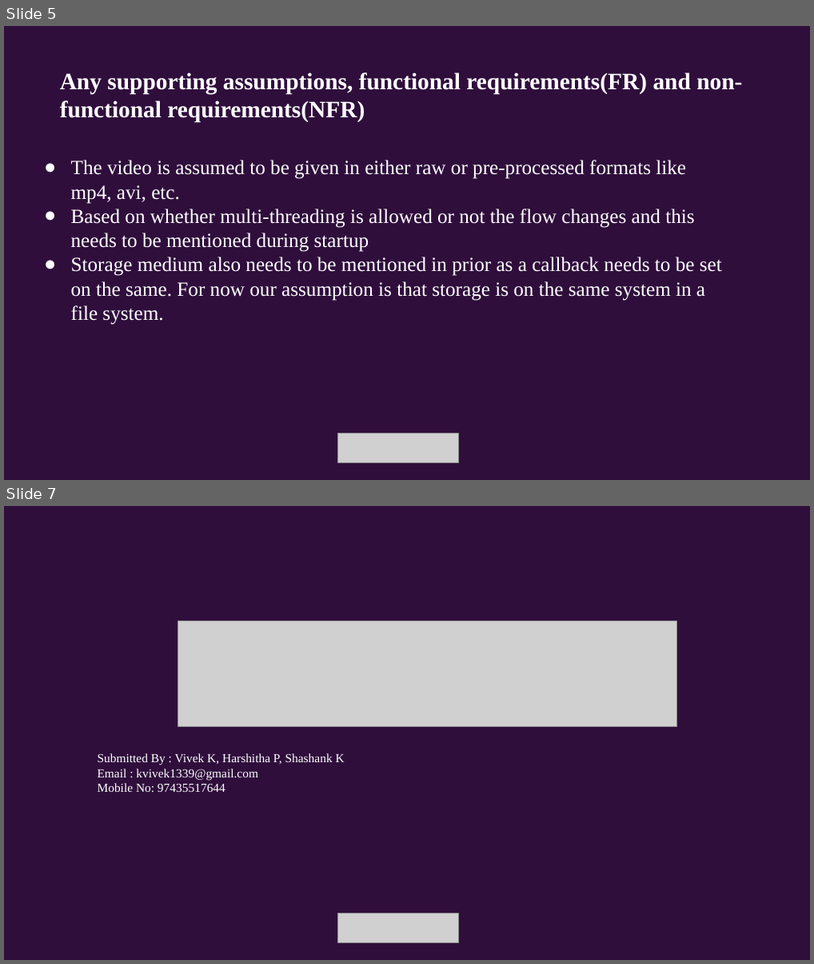
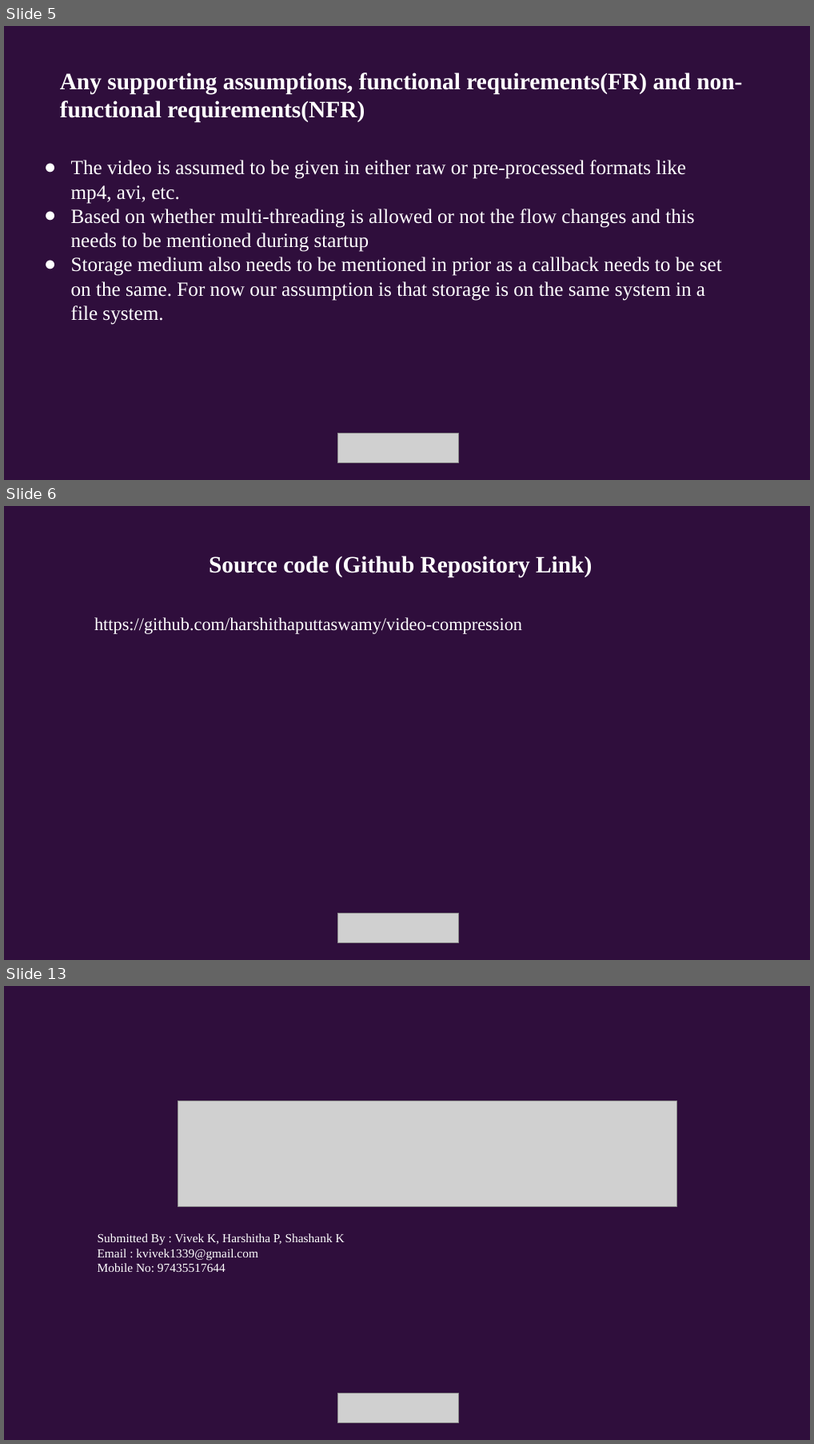
Before and after one commit to harshithaputtaswamy/video-compression, a slide deck: idea/idea_video_compression.pptx. Shown one above the other, each under a label of ours: slides 5 and 7 before the commit, slides 5, 6 and 13 after it; the slides between them are not shown. The pictures are 814x964 and 814x1444 pixels, drawn with LibreOffice and Linux fonts; fonts in the diff are those of the drawing; grey boxes stand for pictures. Boxes give left, top, right and bottom in pixels: in the first picture for what was removed or moved away, otherwise in the second. Text is boxed around its words. In the diff, an @@ line names an element or a change of style, - is before the commit and + after.

```diff
--- a/idea/idea_video_compression.pptx
+++ b/idea/idea_video_compression.pptx
@@ slide 6 added at (x1=4, y1=506, x2=810, y2=960), background #FFFFFF @@
@@ rectangle added at (x1=4, y1=506, x2=810, y2=959), fill #2F0E3C @@
@@ text added at (x1=209, y1=556, x2=592, y2=578), 21 pt, text #FFFFFF, bold @@
+Source code (Github Repository Link)
@@ text added at (x1=94, y1=617, x2=522, y2=634), 16 pt, text #FFFFFF @@
+https://github.com/harshithaputtaswamy/video-compression
@@ picture added at (x1=338, y1=913, x2=459, y2=942) @@
@@ what was slide 7 is now slide 13 @@
```
Also in this commit, not shown: 1 slide changed, 5 other slides added.
